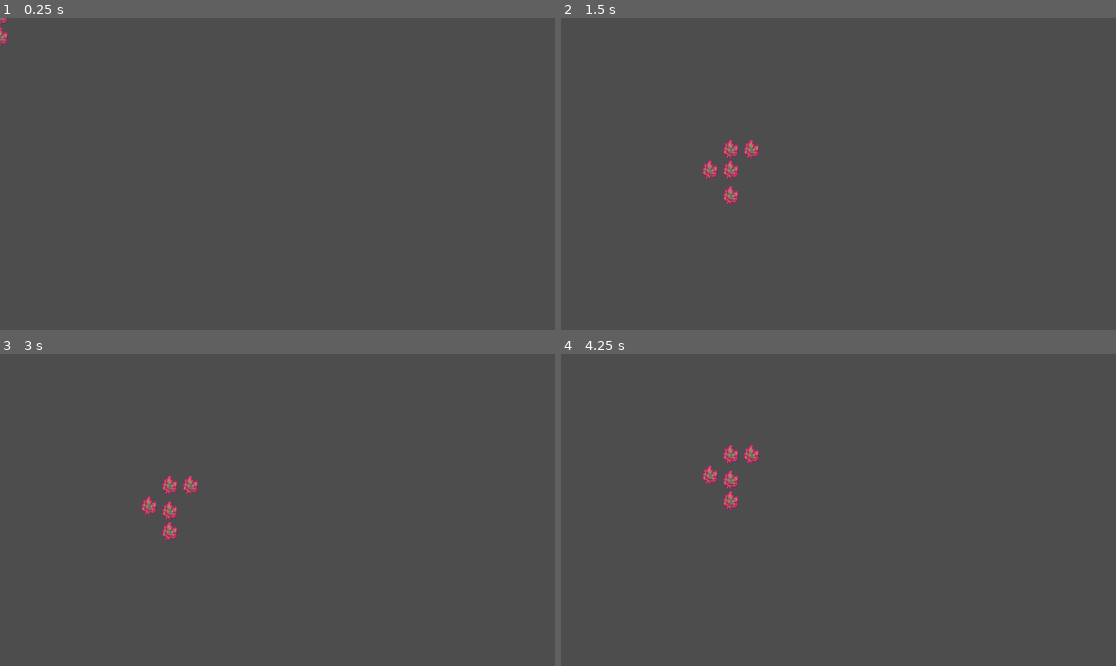
Above: before the commit, frames 1-4 (two rows, left to right).
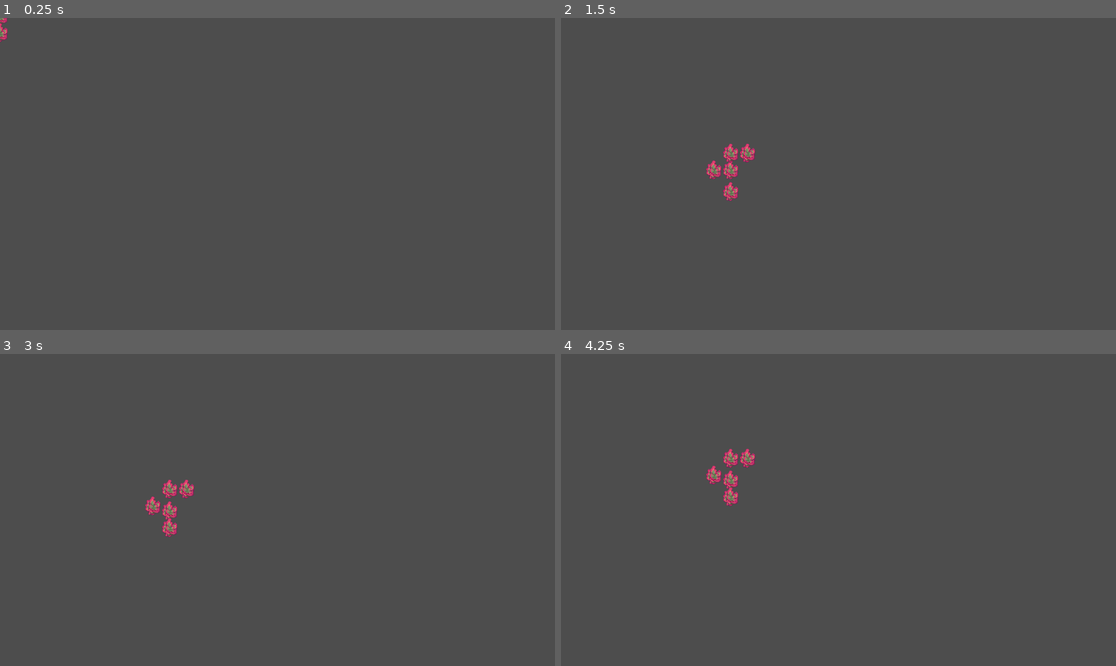
Above: after the commit, the same moments.

Repository: Ihmayor/Growup_GameJam_2025
Game: Godot game, scene res://scenes/Tetraminos/_1-.tscn
Same seed, same stepped clock (60 frames per second), same inputs: the game is played once before the commit and once after it. This scene is started directly instead of the project's main scene.
Inputs (mouse positions are in pixels of both pictures, inside the frame that each line leads up to):
- Up to frame 1 (0.25 s): no input
- Up to frame 2 (1.5 s): tap Enter at 0.5 s; move the mouse to (561, 36) at 0.52 s; hold E (rotate_right) 0.53-1.28 s; hold Right mouse button (Shovel) 0.53-1.28 s; tap Space at 1.25 s; move the mouse to (727, 189) at 1.27 s; hold Q (rotate_left) from 1.28 s (still down); click (727, 189) at 1.35 s
- Up to frame 3 (3 s): tap Enter at 2 s; move the mouse to (172, 506) at 2.02 s; release Q (rotate_left) at 2.03 s; hold J (test_calculate) 2.03-2.78 s; hold E (rotate_right) from 2.03 s (still down); tap Space at 2.75 s; right-click (172, 506) at 2.85 s
- Up to frame 4 (4.25 s): tap Enter at 3.5 s; move the mouse to (733, 488) at 3.52 s; release E (rotate_right) at 3.53 s; press the mouse at (733, 488) at 3.53 s; hold Q (rotate_left) from 3.53 s (still down)

The runs differ from the first frame. In frame 1, less than 0.1% of the frame differs, in the area x 0-2%, y 1-9%; in frame 2, 0.6%; in frame 3, 0.6%; in frame 4, 0.6%, in the area x 25-36%, y 29-51%.
Error in both runs: Invalid access to property or key 'first_image' on a base object of type 'Nil'. (res://scripts/resources/Placement/Place.gd:33)

Commit message:
fixed all minoes

Diff:
--- a/grow_up_game_jam_2025/scenes/Tetraminos/-1_.tscn
+++ b/grow_up_game_jam_2025/scenes/Tetraminos/-1_.tscn
@@ -1,13 +1,16 @@
-[gd_scene load_steps=5 format=3 uid="uid://cnnuahotkldda"]
+[gd_scene load_steps=6 format=3 uid="uid://cnnuahotkldda"]
 
 [ext_resource type="PackedScene" uid="uid://clcpi0nnnycif" path="res://scenes/Plant.tscn" id="1_e2pjf"]
 [ext_resource type="PackedScene" uid="uid://b7ohs74b7dwdn" path="res://scenes/Flower.tscn" id="2_nr6ki"]
 
 [sub_resource type="RectangleShape2D" id="RectangleShape2D_nr6ki"]
-size = Vector2(28, 121)
+size = Vector2(28, 105)
 
 [sub_resource type="RectangleShape2D" id="RectangleShape2D_ei21k"]
-size = Vector2(42, 35)
+size = Vector2(35, 35)
+
+[sub_resource type="RectangleShape2D" id="RectangleShape2D_c3ye0"]
+size = Vector2(35, 35)
 
 [node name="TextureRect2" instance=ExtResource("1_e2pjf")]
 
@@ -16,21 +19,21 @@
 shape = SubResource("RectangleShape2D_nr6ki")
 
 [node name="CollisionShape2D2" type="CollisionShape2D" parent="Area2D" index="1"]
-position = Vector2(53, 10.5)
+position = Vector2(48.5, 10.5)
 shape = SubResource("RectangleShape2D_ei21k")
 
 [node name="CollisionShape2D3" type="CollisionShape2D" parent="Area2D" index="2"]
-position = Vector2(-19, -32.5)
-shape = SubResource("RectangleShape2D_ei21k")
+position = Vector2(-14.5, -24.5)
+shape = SubResource("RectangleShape2D_c3ye0")
 
 [node name="Flower2" parent="Images" index="1" instance=ExtResource("2_nr6ki")]
-position = Vector2(0, -43)
+position = Vector2(0, -35)
 
 [node name="Flower3" parent="Images" index="2" instance=ExtResource("2_nr6ki")]
-position = Vector2(0, 43)
+position = Vector2(0, 35)
 
 [node name="Flower4" parent="Images" index="3" instance=ExtResource("2_nr6ki")]
-position = Vector2(-43, -43)
+position = Vector2(-35, -35)
 
 [node name="Flower5" parent="Images" index="4" instance=ExtResource("2_nr6ki")]
-position = Vector2(43, 0)
+position = Vector2(35, 0)
--- a/grow_up_game_jam_2025/scenes/Tetraminos/L.tscn
+++ b/grow_up_game_jam_2025/scenes/Tetraminos/L.tscn
@@ -4,29 +4,29 @@
 [ext_resource type="PackedScene" uid="uid://b7ohs74b7dwdn" path="res://scenes/Flower.tscn" id="2_k5hyk"]
 
 [sub_resource type="RectangleShape2D" id="RectangleShape2D_k5hyk"]
-size = Vector2(28, 121)
+size = Vector2(28, 105)
 
 [sub_resource type="RectangleShape2D" id="RectangleShape2D_jwair"]
-size = Vector2(85, 35)
+size = Vector2(70, 35)
 
 [node name="TextureRect2" instance=ExtResource("1_abfa4")]
 
 [node name="CollisionShape2D" parent="Area2D" index="0"]
-position = Vector2(17, -32.5)
+position = Vector2(17, -24.5)
 shape = SubResource("RectangleShape2D_k5hyk")
 
 [node name="CollisionShape2D2" type="CollisionShape2D" parent="Area2D" index="1"]
-position = Vector2(74.5, 10.5)
+position = Vector2(66, 10.5)
 shape = SubResource("RectangleShape2D_jwair")
 
 [node name="Flower2" parent="Images" index="1" instance=ExtResource("2_k5hyk")]
-position = Vector2(0, -43)
+position = Vector2(0, -35)
 
 [node name="Flower4" parent="Images" index="2" instance=ExtResource("2_k5hyk")]
-position = Vector2(43, 0)
+position = Vector2(35, 0)
 
 [node name="Flower5" parent="Images" index="3" instance=ExtResource("2_k5hyk")]
-position = Vector2(86, 0)
+position = Vector2(70, 0)
 
 [node name="Flower6" parent="Images" index="4" instance=ExtResource("2_k5hyk")]
-position = Vector2(0, -86)
+position = Vector2(0, -70)
--- a/grow_up_game_jam_2025/scenes/Tetraminos/[]L.tscn
+++ b/grow_up_game_jam_2025/scenes/Tetraminos/[]L.tscn
@@ -4,29 +4,29 @@
 [ext_resource type="PackedScene" uid="uid://b7ohs74b7dwdn" path="res://scenes/Flower.tscn" id="2_b7oef"]
 
 [sub_resource type="RectangleShape2D" id="RectangleShape2D_rld57"]
-size = Vector2(28, 121)
+size = Vector2(28, 105)
 
 [sub_resource type="RectangleShape2D" id="RectangleShape2D_b7oef"]
-size = Vector2(42, 78)
+size = Vector2(35, 70)
 
 [node name="TextureRect2" instance=ExtResource("1_rld57")]
 
 [node name="CollisionShape2D" parent="Area2D" index="0"]
-position = Vector2(17, 53.5)
+position = Vector2(17, 45.5)
 shape = SubResource("RectangleShape2D_rld57")
 
 [node name="CollisionShape2D2" type="CollisionShape2D" parent="Area2D" index="1"]
-position = Vector2(53, 32)
+position = Vector2(48.5, 28)
 shape = SubResource("RectangleShape2D_b7oef")
 
 [node name="Flower2" parent="Images" index="1" instance=ExtResource("2_b7oef")]
-position = Vector2(43, 0)
+position = Vector2(35, 0)
 
 [node name="Flower3" parent="Images" index="2" instance=ExtResource("2_b7oef")]
-position = Vector2(0, 43)
+position = Vector2(0, 35)
 
 [node name="Flower4" parent="Images" index="3" instance=ExtResource("2_b7oef")]
-position = Vector2(43, 43)
+position = Vector2(35, 35)
 
 [node name="Flower5" parent="Images" index="4" instance=ExtResource("2_b7oef")]
-position = Vector2(0, 86)
+position = Vector2(0, 70)
--- a/grow_up_game_jam_2025/scenes/Tetraminos/[]R.tscn
+++ b/grow_up_game_jam_2025/scenes/Tetraminos/[]R.tscn
@@ -3,16 +3,16 @@
 [ext_resource type="PackedScene" uid="uid://5cf5v4e6l8jj" path="res://scenes/Tetraminos/[]L.tscn" id="1_0gs3r"]
 
 [sub_resource type="RectangleShape2D" id="RectangleShape2D_0gs3r"]
-size = Vector2(28, 121)
+size = Vector2(28, 105)
 
 [node name="TextureRect2" instance=ExtResource("1_0gs3r")]
 
 [node name="CollisionShape2D" parent="Area2D" index="0"]
-position = Vector2(60, 53.5)
+position = Vector2(52, 45.5)
 shape = SubResource("RectangleShape2D_0gs3r")
 
 [node name="CollisionShape2D2" parent="Area2D" index="1"]
-position = Vector2(24, 32)
+position = Vector2(20.5, 28)
 
 [node name="Flower5" parent="Images" index="4"]
-position = Vector2(43, 86)
+position = Vector2(35, 70)
--- a/grow_up_game_jam_2025/scenes/Tetraminos/_1-.tscn
+++ b/grow_up_game_jam_2025/scenes/Tetraminos/_1-.tscn
@@ -3,29 +3,25 @@
 [ext_resource type="PackedScene" uid="uid://cnnuahotkldda" path="res://scenes/Tetraminos/-1_.tscn" id="1_a203c"]
 
 [sub_resource type="RectangleShape2D" id="RectangleShape2D_a203c"]
-size = Vector2(42, 35)
+size = Vector2(35, 35)
 
 [node name="TextureRect2" instance=ExtResource("1_a203c")]
 
-[node name="CollisionShape2D" parent="Area2D" index="0"]
-position = Vector2(17, 10.5)
+[node name="CollisionShape2D2" parent="Area2D" index="1"]
+position = Vector2(48.5, -24.25)
 
-[node name="CollisionShape2D2" type="CollisionShape2D" parent="Area2D" index="1"]
-position = Vector2(-19, 10.5)
-shape = SubResource("RectangleShape2D_a203c")
-
-[node name="CollisionShape2D3" type="CollisionShape2D" parent="Area2D" index="2"]
-position = Vector2(53, -32.5)
+[node name="CollisionShape2D3" parent="Area2D" index="2"]
+position = Vector2(-14.5, 10.5)
 shape = SubResource("RectangleShape2D_a203c")
 
 [node name="Flower2" parent="Images" index="1"]
-position = Vector2(0, -43)
+position = Vector2(0, -35)
 
 [node name="Flower3" parent="Images" index="2"]
-position = Vector2(0, 43)
+position = Vector2(0, 35)
 
 [node name="Flower4" parent="Images" index="3"]
-position = Vector2(43, -43)
+position = Vector2(35, -35)
 
 [node name="Flower5" parent="Images" index="4"]
-position = Vector2(-43, 0)
+position = Vector2(-35, 0)
--- a/grow_up_game_jam_2025/scenes/Tetraminos/u.tscn
+++ b/grow_up_game_jam_2025/scenes/Tetraminos/u.tscn
@@ -1,36 +1,39 @@
-[gd_scene load_steps=5 format=3 uid="uid://c1j85kwc2mds0"]
+[gd_scene load_steps=6 format=3 uid="uid://c1j85kwc2mds0"]
 
 [ext_resource type="PackedScene" uid="uid://clcpi0nnnycif" path="res://scenes/Plant.tscn" id="1_x66al"]
 [ext_resource type="PackedScene" uid="uid://b7ohs74b7dwdn" path="res://scenes/Flower.tscn" id="2_yhdii"]
 
 [sub_resource type="RectangleShape2D" id="RectangleShape2D_yhdii"]
-size = Vector2(114, 35)
+size = Vector2(99, 35)
+
+[sub_resource type="RectangleShape2D" id="RectangleShape2D_p6seh"]
+size = Vector2(28, 35)
 
 [sub_resource type="RectangleShape2D" id="RectangleShape2D_aj2rx"]
-size = Vector2(28, 42)
+size = Vector2(28, 35)
 
 [node name="TextureRect2" instance=ExtResource("1_x66al")]
 
 [node name="CollisionShape2D" parent="Area2D" index="0"]
-position = Vector2(17, 10.5)
+position = Vector2(17.5, 10.5)
 shape = SubResource("RectangleShape2D_yhdii")
 
 [node name="CollisionShape2D2" type="CollisionShape2D" parent="Area2D" index="1"]
-position = Vector2(-26, -29)
-shape = SubResource("RectangleShape2D_aj2rx")
+position = Vector2(-18, -24.5)
+shape = SubResource("RectangleShape2D_p6seh")
 
 [node name="CollisionShape2D3" type="CollisionShape2D" parent="Area2D" index="2"]
-position = Vector2(60, -29)
+position = Vector2(52, -24.5)
 shape = SubResource("RectangleShape2D_aj2rx")
 
 [node name="Flower2" parent="Images" index="1" instance=ExtResource("2_yhdii")]
-position = Vector2(-43, 0)
+position = Vector2(-35, 0)
 
 [node name="Flower3" parent="Images" index="2" instance=ExtResource("2_yhdii")]
-position = Vector2(43, 0)
+position = Vector2(35, 0)
 
 [node name="Flower4" parent="Images" index="3" instance=ExtResource("2_yhdii")]
-position = Vector2(-43, -43)
+position = Vector2(-35, -35)
 
 [node name="Flower5" parent="Images" index="4" instance=ExtResource("2_yhdii")]
-position = Vector2(43, -43)
+position = Vector2(35, -35)
--- a/grow_up_game_jam_2025/scenes/Tetraminos/w-45.tscn
+++ b/grow_up_game_jam_2025/scenes/Tetraminos/w-45.tscn
@@ -1,36 +1,39 @@
-[gd_scene load_steps=5 format=3 uid="uid://3cntd6aavsvk"]
+[gd_scene load_steps=6 format=3 uid="uid://3cntd6aavsvk"]
 
 [ext_resource type="PackedScene" uid="uid://clcpi0nnnycif" path="res://scenes/Plant.tscn" id="1_5pquv"]
 [ext_resource type="PackedScene" uid="uid://b7ohs74b7dwdn" path="res://scenes/Flower.tscn" id="2_ae0ld"]
 
 [sub_resource type="RectangleShape2D" id="RectangleShape2D_ae0ld"]
-size = Vector2(71, 35)
+size = Vector2(63, 35)
 
 [sub_resource type="RectangleShape2D" id="RectangleShape2D_rtaia"]
-size = Vector2(28, 42)
+size = Vector2(63, 35)
+
+[sub_resource type="RectangleShape2D" id="RectangleShape2D_2in2k"]
+size = Vector2(28, 35)
 
 [node name="TextureRect2" instance=ExtResource("1_5pquv")]
 
 [node name="CollisionShape2D" parent="Area2D" index="0"]
-position = Vector2(-4.5, 53.5)
+position = Vector2(-0.5, 45.5)
 shape = SubResource("RectangleShape2D_ae0ld")
 
 [node name="CollisionShape2D2" type="CollisionShape2D" parent="Area2D" index="1"]
-position = Vector2(38.5, 10.5)
-shape = SubResource("RectangleShape2D_ae0ld")
+position = Vector2(34.5, 10.5)
+shape = SubResource("RectangleShape2D_rtaia")
 
 [node name="CollisionShape2D3" type="CollisionShape2D" parent="Area2D" index="2"]
-position = Vector2(60, -29)
-shape = SubResource("RectangleShape2D_rtaia")
+position = Vector2(52, -24.5)
+shape = SubResource("RectangleShape2D_2in2k")
 
 [node name="Flower2" parent="Images" index="1" instance=ExtResource("2_ae0ld")]
-position = Vector2(0, 43)
+position = Vector2(0, 35)
 
 [node name="Flower3" parent="Images" index="2" instance=ExtResource("2_ae0ld")]
-position = Vector2(43, 0)
+position = Vector2(35, 0)
 
 [node name="Flower4" parent="Images" index="3" instance=ExtResource("2_ae0ld")]
-position = Vector2(43, -43)
+position = Vector2(35, -35)
 
 [node name="Flower5" parent="Images" index="4" instance=ExtResource("2_ae0ld")]
-position = Vector2(-43, 43)
+position = Vector2(-35, 35)
--- a/grow_up_game_jam_2025/scenes/x penamino.tscn
+++ b/grow_up_game_jam_2025/scenes/x penamino.tscn
@@ -1,39 +1,39 @@
 [gd_scene load_steps=6 format=3 uid="uid://ckf55v1q38otu"]
 
-[ext_resource type="PackedScene" uid="uid://clcpi0nnnycif" path="res://scenes/Plant.tscn" id="1_dnnv8"]
-[ext_resource type="PackedScene" uid="uid://b7ohs74b7dwdn" path="res://scenes/Flower.tscn" id="2_bk2ul"]
+[ext_resource type="PackedScene" uid="uid://clcpi0nnnycif" path="res://scenes/Plant.tscn" id="1_1cpu2"]
+[ext_resource type="PackedScene" uid="uid://b7ohs74b7dwdn" path="res://scenes/Flower.tscn" id="2_p7g3l"]
 
 [sub_resource type="RectangleShape2D" id="RectangleShape2D_m0yx1"]
-size = Vector2(114, 35)
+size = Vector2(98, 35)
 
 [sub_resource type="RectangleShape2D" id="RectangleShape2D_7m4fa"]
-size = Vector2(28, 42)
+size = Vector2(28, 35)
 
 [sub_resource type="RectangleShape2D" id="RectangleShape2D_l3e4l"]
-size = Vector2(28, 42)
+size = Vector2(28, 35)
 
-[node name="TextureRect2" instance=ExtResource("1_dnnv8")]
+[node name="TextureRect2" instance=ExtResource("1_1cpu2")]
 
 [node name="CollisionShape2D" parent="Area2D" index="0"]
 position = Vector2(17, 10.5)
 shape = SubResource("RectangleShape2D_m0yx1")
 
 [node name="CollisionShape2D2" type="CollisionShape2D" parent="Area2D" index="1"]
-position = Vector2(17, 50)
+position = Vector2(17, 45.5)
 shape = SubResource("RectangleShape2D_7m4fa")
 
 [node name="CollisionShape2D3" type="CollisionShape2D" parent="Area2D" index="2"]
-position = Vector2(17, -29)
+position = Vector2(17, -24.5)
 shape = SubResource("RectangleShape2D_l3e4l")
 
-[node name="Flower5" parent="Images" index="1" instance=ExtResource("2_bk2ul")]
-position = Vector2(0, -43)
+[node name="Flower5" parent="Images" index="1" instance=ExtResource("2_p7g3l")]
+position = Vector2(0, -35)
 
-[node name="Flower4" parent="Images" index="2" instance=ExtResource("2_bk2ul")]
-position = Vector2(0, 43)
+[node name="Flower4" parent="Images" index="2" instance=ExtResource("2_p7g3l")]
+position = Vector2(0, 35)
 
-[node name="Flower3" parent="Images" index="3" instance=ExtResource("2_bk2ul")]
-position = Vector2(-43, 0)
+[node name="Flower3" parent="Images" index="3" instance=ExtResource("2_p7g3l")]
+position = Vector2(-35, 0)
 
-[node name="Flower2" parent="Images" index="4" instance=ExtResource("2_bk2ul")]
-position = Vector2(43, 0)
+[node name="Flower2" parent="Images" index="4" instance=ExtResource("2_p7g3l")]
+position = Vector2(35, 0)
